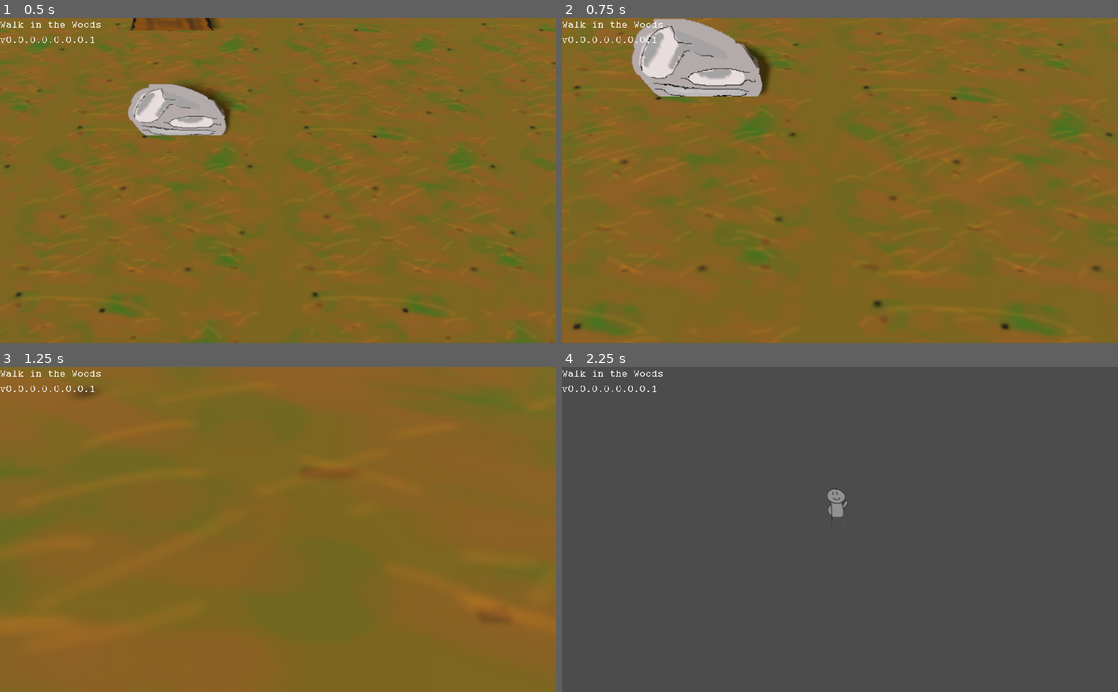
Above: before the commit, frames 1-4 (two rows, left to right).
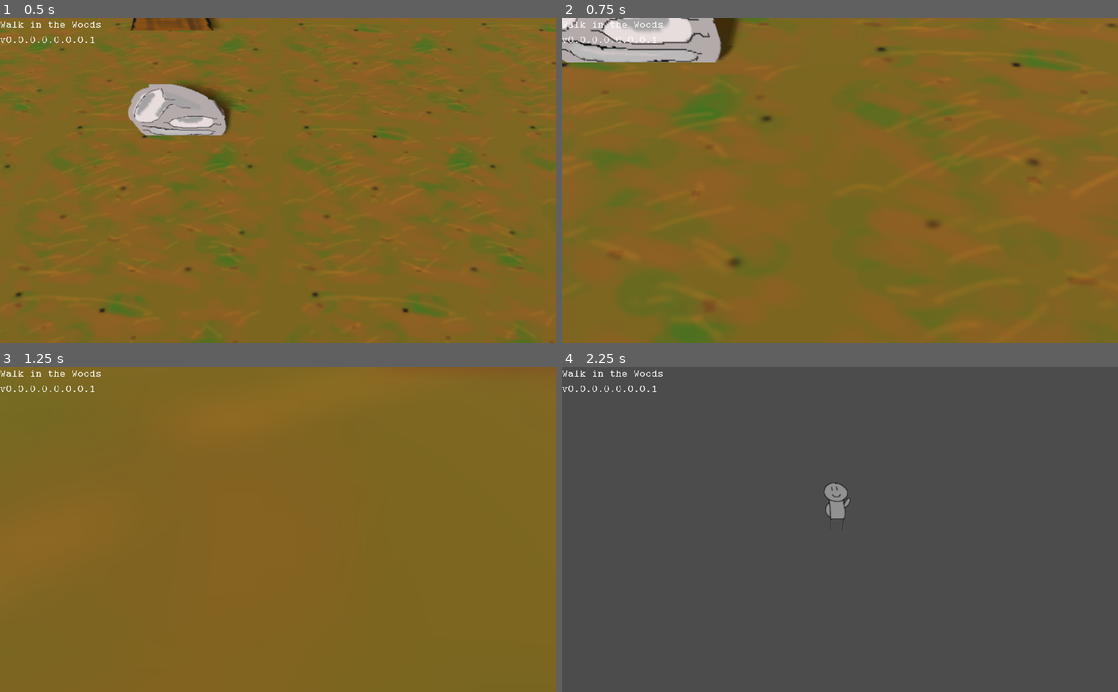
Above: after the commit, the same moments.

Repository: Schoperation/AllTheStarsAtNight
Game: Godot game, scene res://world/World.tscn
Same seed, same stepped clock (60 frames per second), same inputs: the game is played once before the commit and once after it.
Inputs (mouse positions are in pixels of both pictures, inside the frame that each line leads up to):
- Up to frame 1 (0.5 s): no input
- Up to frame 2 (0.75 s): move the mouse to (962, 164) at 0.52 s; hold D (move_right) from 0.53 s (still down); tap Mouse wheel up (zoom_in, bound only after the commit) at 0.6 s; click (962, 164) at 0.67 s
- Up to frame 3 (1.25 s): keep holding D (move_right); tap Mouse wheel down (zoom_out, bound only after the commit) at 0.8 s
- Up to frame 4 (2.25 s): move the mouse to (728, 545) at 1.27 s; release D (move_right) at 1.28 s; hold S (move_down) 1.28-2.03 s; tap Mouse wheel down (zoom_out, bound only after the commit) at 1.35 s; click (728, 545) at 1.42 s; tap Mouse wheel up (zoom_in, bound only after the commit) at 1.55, 2.1 s; tap Enter at 2 s; move the mouse to (895, 458) at 2.02 s; hold D (move_right) from 2.03 s (still down); click (895, 458) at 2.17 s

Frame 1 is identical in both runs. In frame 2, 16% of the frame differs, in the area x 0-100%, y 0-100%; in frame 3, 3.5%; in frame 4, 0.2%.

Commit message:
Started working on zooming

Diff:
--- a/project.godot
+++ b/project.godot
@@ -41,6 +41,16 @@
 "events": [ Object(InputEventKey,"resource_local_to_scene":false,"resource_name":"","device":0,"alt":false,"shift":false,"control":false,"meta":false,"command":false,"pressed":false,"scancode":83,"unicode":0,"echo":false,"script":null)
  ]
 }
+zoom_in={
+"deadzone": 0.5,
+"events": [ Object(InputEventMouseButton,"resource_local_to_scene":false,"resource_name":"","device":0,"alt":false,"shift":false,"control":false,"meta":false,"command":false,"button_mask":0,"position":Vector2( 0, 0 ),"global_position":Vector2( 0, 0 ),"factor":1.0,"button_index":4,"pressed":false,"doubleclick":false,"script":null)
+ ]
+}
+zoom_out={
+"deadzone": 0.5,
+"events": [ Object(InputEventMouseButton,"resource_local_to_scene":false,"resource_name":"","device":0,"alt":false,"shift":false,"control":false,"meta":false,"command":false,"button_mask":0,"position":Vector2( 0, 0 ),"global_position":Vector2( 0, 0 ),"factor":1.0,"button_index":5,"pressed":false,"doubleclick":false,"script":null)
+ ]
+}
 
 [rendering]
 
--- /dev/null
+++ b/ui/Zoom.gd
@@ -0,0 +1,25 @@
+extends Camera
+
+"""
+Script for zooming in and out of the map
+"""
+
+# Keep track of where we are
+var t = 1
+var defaultPos
+
+func _ready():
+	defaultPos = self.transform.origin
+
+func _input(event):
+	if Input.is_action_just_released("zoom_in"):
+		t -= 0.1
+		print(t)
+		changeCameraPos()
+	elif Input.is_action_just_released("zoom_out"):
+		t += 0.1
+		print(t)
+		changeCameraPos()
+
+func changeCameraPos():
+	self.transform.origin = defaultPos * t
--- a/world/World.tscn
+++ b/world/World.tscn
@@ -7,6 +7,7 @@
 [ext_resource path="res://world/WorldGeneration.gd" type="Script" id=5]
 [ext_resource path="res://environment/Rock.tscn" type="PackedScene" id=6]
 [ext_resource path="res://ui/UI.tscn" type="PackedScene" id=7]
+[ext_resource path="res://ui/Zoom.gd" type="Script" id=8]
 
 [sub_resource type="Environment" id=1]
 ambient_light_color = Color( 0.529412, 0.529412, 0.529412, 1 )
@@ -28,6 +29,7 @@
 transform = Transform( 1, 0, 0, 0, 0.364714, 0.93112, 0, -0.93112, 0.364714, 0.340949, 23.0891, 11.3047 )
 environment = SubResource( 1 )
 current = true
+script = ExtResource( 8 )
 
 [node name="Sun" type="DirectionalLight" parent="."]
 transform = Transform( 0.999126, -0.0326857, 0.0260418, 0.00080103, 0.638, 0.770036, -0.0417838, -0.769343, 0.637469, -0.668901, 23.358, 1.22445 )
Not shown: 1 places in world/World.tscn that only renumber resources
